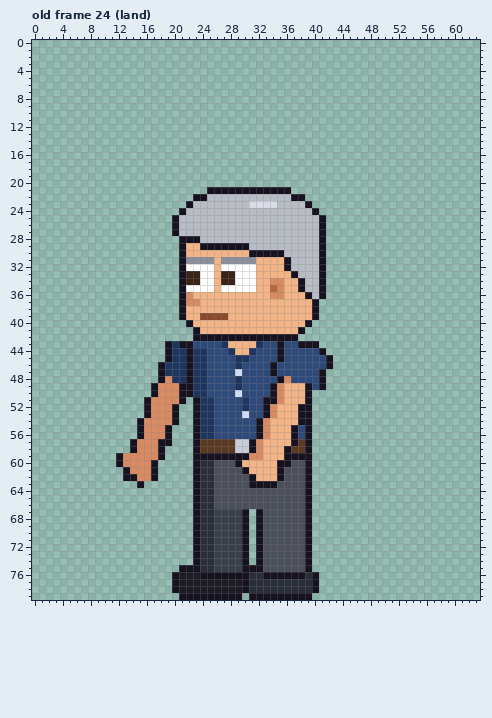
Pixel-art file: sprites/expo/expo_atte_left_anim.aseprite. That is the earlier state.
64x80 pixels, 123 frames. Colours within 5 levels of each other are drawn and written as one. Shown: old frame 24 (land). The commit also changed other frames, which this record leaves out.
The result:
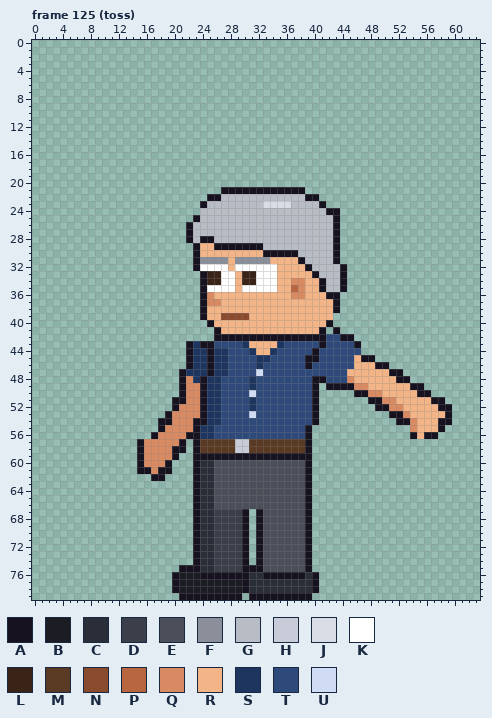
Palette (. is transparent): A #17121f  B #1c1c24  C #2a2e38  D #3a3f4a  E #4a4f5a  F #8a8f9a  G #b8bcc4  H #c8ccd8  J #d8dce4  K #ffffff  L #3a2418  M #5a3a22  N #8a4a2e  P #b8663f  Q #d88a62  R #f3b488  S #1e3560  T #2e4a7a  U #d0dcf4
A new or re-ordered frame is compared with the old frame closest to it.
The exact change:
frames 123 -> 129
Changed rows in their new state; - is an unchanged pixel.
Frame 125 (toss) is new; against old frame 24 (land):
first column x 12:
21 -------------..----------AA---------------------
22 -----------..AA----------GGAA-------------------
23 ----------..A------GG--JJ--GGA------------------
24 ---------...----------------GGAA----------------
25 --------...A-----------------GGA----------------
26 --------..A------------------GGA----------------
27 --------..A------------------GGA----------------
28 ---------.-GAA---------------GGA----------------
29 ---------..ARR-----AA--------GGA----------------
30 ---------..A-------RR---AA---GGA----------------
31 ---------..A--F-R---FF--RRA--GGA----------------
32 ---------..A--K-R---KKK-RRRA-GGGA---------------
33 ---------...ALLKKRLLKKK--RRRAGGGA---------------
34 ---------...ALLKKRLLKKKR-QQRR-GGA---------------
35 ---------...A-K--R--KKKR-PQRR-GGA---------------
36 ---------...AQ--------RR-QQRRRAA----------------
37 ---------...AQQ-------------RRRA----------------
38 ---------...A---------------RRRA----------------
39 ---------...ARR-NNN---------RRR-----------------
40 ----------...A-------------RRRA-----------------
41 -----------...A-----------RRRA-A----------------
42 -----------...------------AAAATTAA--------------
43 -------...-SAA-TTTS-RRRS--TTTATTTTA-------------
44 -------...---ASSTTT-RRST----ATTTTTT-------------
45 -------...---ASS-TT-SS-T---AA-TTTTRAA-----------
46 ------....---ASS-T--S-T----A--TTTTRRRAA---------
47 ------...AS--ASS-T--U-T------TTTTRRRRRRAA-------
48 ------...AQ-ASS--T-S---TT---A-TTTQRRRRRRAA------
49 -----....-QQASS--T-S--TTTTTTA.AAAAQQRRRRRRAA----
50 -----....-QQASS--T-U--TTTTTTA-----AAQQRRRRRAA---
51 ----....A-QQA-S---TS-TTTTTTTA-------AAQQRRRRRAA-
52 ----....-QQQA-S---TS-TTTTTTTA--------AAQQRRRRRAA
53 ----...AQQQQA-S---TU-TTTTTTTA----------AAQRRRRRA
54 ---...AAQQQ-A-S-----TTTTTTTTA-----------AAQRRRAA
55 ---...AQQQQ---------TTTTTT----------------QRRRA-
56 ---..A-QQQA---------TTTTTT----------------ARAA--
57 --.A--QQQA---------MMMMMMM----------------------
58 --.A--QQAA---------MMMMMM-----------------------
59 ...A--QQA----------AAAAA------------------------
60 ...A-QQA---------EEEEEEEE-----------------------
61 -..AAQAA----------EEEEEE------------------------
62 -....-A------------EEEEE------------------------
63 ---.---------------EEEE-------------------------
Boxes around the changes in both pictures, in picture pixels (x1, y1, x2, y2):
changed: (116, 187, 452, 488)
